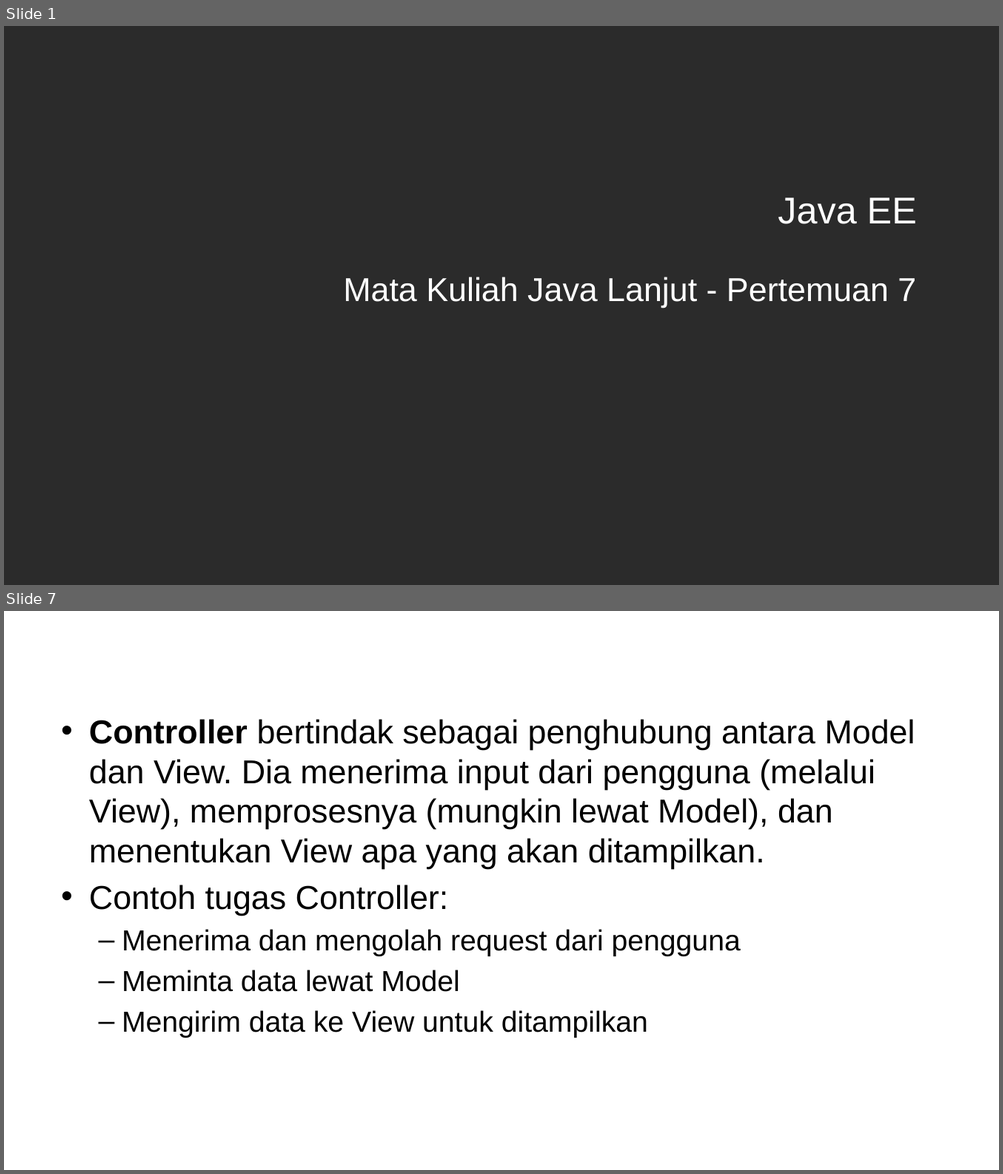
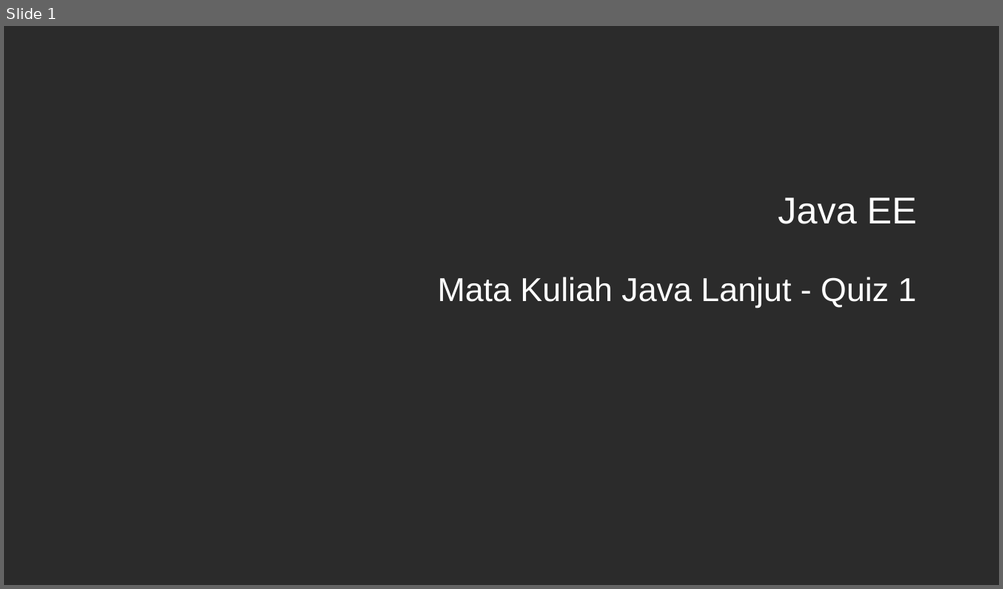
Before and after one commit to ruang-belajar/java-ee, a slide deck: docs/res/Java EE - Pertemuan 7.pptx. Shown one above the other, each under a label of ours: slides 1 and 7 before the commit, slide 1 after it; the slides between them are not shown. The pictures are 1003x1174 and 1003x589 pixels, drawn with LibreOffice and Linux fonts; fonts in the diff are those of the drawing; background and template pictures are left out; a plain dark background stands for a picture behind light text. Boxes give left, top, right and bottom in pixels: in the first picture for what was removed or moved away, otherwise in the second. Text is boxed around its words. In the diff, an @@ line names an element or a change of style, - is before the commit and + after.

```diff
--- a/docs/res/Java EE - Pertemuan 7.pptx
+++ b/docs/res/Java EE - Pertemuan 7.pptx
@@ slide 7 removed at box(4, 611, 999, 1170), background picture (left out) @@
@@ text removed at box(89, 719, 915, 1038) @@
-• Controller bertindak sebagai penghubung antara Model dan View. Dia menerima input dari pengguna (melalui View), memprosesnya (mungkin lewat Model), dan menentukan View apa yang akan ditampilkan.
-• Contoh tugas Controller:
-  – Menerima dan mengolah request dari pengguna
-  – Meminta data lewat Model
-  – Mengirim data ke View untuk ditampilkan
@@ slide 1 changed as well @@
@@ subtitle at box(438, 277, 916, 308): text changed @@
-Mata Kuliah Java Lanjut - Pertemuan 7
+Mata Kuliah Java Lanjut - Quiz 1
```
Also in this commit, not shown: 3 slides added, 13 other slides removed, 4 other files.
